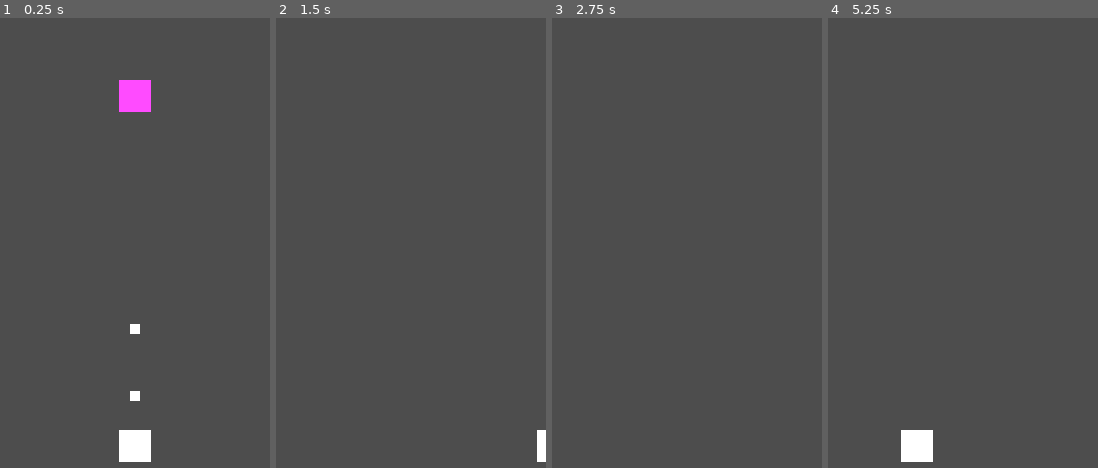
Above: before the commit, frames 1-4 (left to right).
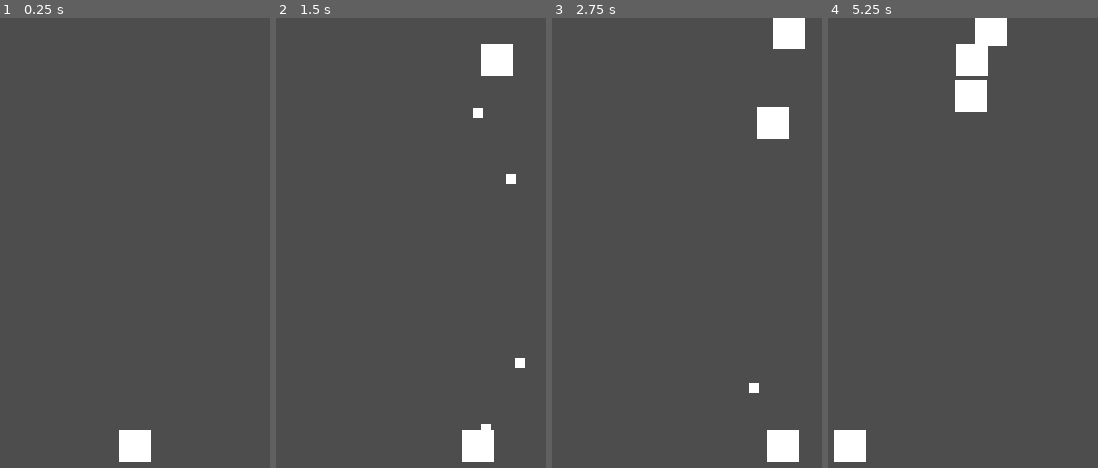
Above: after the commit, the same moments.

Repository: WibuKa/vam-pai
Game: Godot game, scene res://Scene/test.tscn
Same seed, same stepped clock (60 frames per second), same inputs: the game is played once before the commit and once after it.
Inputs:
- Up to frame 1 (0.25 s): no input
- Up to frame 2 (1.5 s): hold D (right) 0.53-1.28 s; hold A (left) from 1.28 s (still down)
- Up to frame 3 (2.75 s): release A (left) at 2.03 s; hold D (right) from 2.03 s (still down)
- Up to frame 4 (5.25 s): release D (right) at 3.53 s; hold A (left) from 3.53 s (still down)

The runs differ from the first frame. In frame 1, 1.0% of the frame differs, in the area x 44-56%, y 13-86%; in frame 2, 2.2%; in frame 3, 2.6%; in frame 4, 4.1%, in the area x 2-67%, y 0-99%.

Commit message:
#prototype

Diff:
--- a/Object/Enemy/sample_enemy.tscn
+++ b/Object/Enemy/sample_enemy.tscn
@@ -12,7 +12,6 @@
 script = ExtResource("1_mc63k")
 
 [node name="Sprite" type="Sprite2D" parent="."]
-modulate = Color(1, 0.294118, 1, 1)
 position = Vector2(-4.76837e-07, -4.76837e-07)
 scale = Vector2(32, 32)
 texture = SubResource("CanvasTexture_ot0ud")
@@ -24,3 +23,4 @@
 
 [node name="Collision" type="CollisionShape2D" parent="hit_box"]
 shape = SubResource("RectangleShape2D_01rwt")
+debug_color = Color(0.988235, 0, 0.32549, 0.278431)
--- a/Object/Player/player.tscn
+++ b/Object/Player/player.tscn
@@ -7,18 +7,21 @@
 
 [sub_resource type="CanvasTexture" id="CanvasTexture_lyakn"]
 
+[sub_resource type="RectangleShape2D" id="RectangleShape2D_bv7st"]
+
 [node name="player" type="CharacterBody2D"]
-collision_layer = 2
-collision_mask = 4
+collision_layer = 10
+collision_mask = 12
 script = ExtResource("1_qhecs")
 
 [node name="state" type="Node" parent="."]
 script = ExtResource("2_ilmvi")
 
-[node name="shot" type="Node" parent="state" node_paths=PackedStringArray("ray_shot")]
+[node name="shot" type="Node" parent="state" node_paths=PackedStringArray("ray_shot", "ray_shot2")]
 script = ExtResource("3_w8v28")
 projectiles = "res://Object/Bullet/knife.tscn"
 ray_shot = NodePath("../../Rays/shot_check")
+ray_shot2 = NodePath("../../Rays/shot_check2")
 
 [node name="move" type="Node" parent="state"]
 script = ExtResource("3_f58ou")
@@ -30,9 +33,21 @@
 [node name="Rays" type="Node2D" parent="."]
 
 [node name="shot_check" type="RayCast2D" parent="Rays"]
+modulate = Color(1, 0, 1, 1)
+position = Vector2(-10, 0)
+target_position = Vector2(0, -480)
+collision_mask = 4
+collide_with_areas = true
+collide_with_bodies = false
+
+[node name="shot_check2" type="RayCast2D" parent="Rays"]
+modulate = Color(1, 0, 1, 1)
+position = Vector2(10, 0)
 target_position = Vector2(0, -480)
 collision_mask = 4
 collide_with_areas = true
 collide_with_bodies = false
 
 [node name="Collision" type="CollisionShape2D" parent="."]
+shape = SubResource("RectangleShape2D_bv7st")
+debug_color = Color(0, 0.639216, 0.364706, 0.419608)
--- a/Scene/test.tscn
+++ b/Scene/test.tscn
@@ -1,20 +1,45 @@
-[gd_scene load_steps=4 format=3 uid="uid://b4o0uwbl3adyp"]
+[gd_scene load_steps=6 format=3 uid="uid://b4o0uwbl3adyp"]
 
 [ext_resource type="PackedScene" uid="uid://cyjc5rxtgifn0" path="res://Object/Player/player.tscn" id="1_4l8op"]
 [ext_resource type="Script" path="res://Script/Core/maint.gd" id="1_jdhi0"]
-[ext_resource type="PackedScene" uid="uid://dxll7fs8d814j" path="res://Object/Enemy/sample_enemy.tscn" id="2_e5f82"]
+[ext_resource type="Script" path="res://Script/Core/Spawner/enemy_spawn_manager.gd" id="3_ot5s5"]
+[ext_resource type="Script" path="res://Script/Core/Spawner/enemy_spawner.gd" id="4_g3rid"]
+
+[sub_resource type="RectangleShape2D" id="RectangleShape2D_6hojp"]
+size = Vector2(74, 564.5)
 
 [node name="game" type="Node2D"]
 script = ExtResource("1_jdhi0")
 
-[node name="player" parent="." instance=ExtResource("1_4l8op")]
-
 [node name="Camera2D" type="Camera2D" parent="."]
 position = Vector2(0, -188)
 
+[node name="player" parent="." instance=ExtResource("1_4l8op")]
+unique_name_in_owner = true
+
+[node name="SpawnEnemyManager" type="Node" parent="."]
+script = ExtResource("3_ot5s5")
+
+[node name="spawner" type="Node" parent="SpawnEnemyManager"]
+script = ExtResource("4_g3rid")
+path_enemy = "res://Object/Enemy/sample_enemy.tscn"
+TIME_SPAWN = Vector2(0.5, 2)
+
 [node name="Enemy" type="Node2D" parent="."]
-position = Vector2(0, -362)
-
-[node name="sample_enemy" parent="Enemy" instance=ExtResource("2_e5f82")]
+unique_name_in_owner = true
 
 [node name="Environment" type="Node2D" parent="."]
+
+[node name="wall" type="StaticBody2D" parent="Environment"]
+collision_layer = 8
+collision_mask = 8
+
+[node name="CollisionL" type="CollisionShape2D" parent="Environment/wall"]
+position = Vector2(-160, -230)
+shape = SubResource("RectangleShape2D_6hojp")
+debug_color = Color(0.211765, 0.509804, 1, 0)
+
+[node name="CollisionR" type="CollisionShape2D" parent="Environment/wall"]
+position = Vector2(160, -230)
+shape = SubResource("RectangleShape2D_6hojp")
+debug_color = Color(0.211765, 0.509804, 1, 0)
--- a/Script/Core/Player/player_shot.gd
+++ b/Script/Core/Player/player_shot.gd
@@ -4,6 +4,7 @@
 @onready var player:Player = owner
 
 @export var ray_shot:RayCast2D
+@export var ray_shot2:RayCast2D
 
 var time_shot = 0
 
@@ -12,7 +13,7 @@
 	#TIMER
 	if time_shot > 0:
 		time_shot -= delta
-	elif ray_shot.is_colliding():
+	elif ray_shot.is_colliding() or ray_shot2.is_colliding():
 		time_shot = player.TIME_SHOT
 		_shoot()
 
--- /dev/null
+++ b/Script/Core/Spawner/enemy_spawn_manager.gd
@@ -0,0 +1,8 @@
+extends Node
+const bound = Vector2(-110,110)
+
+func _spawn_enemy(path:String):
+	var enemy_load = load(path)
+	var enemy = enemy_load.instantiate()
+	%Enemy.add_child(enemy)
+	enemy.position = Vector2(randi_range(bound.x,bound.y),-460)
--- /dev/null
+++ b/Script/Core/Spawner/enemy_spawner.gd
@@ -0,0 +1,12 @@
+extends Node
+
+@export_file(".tscn") var path_enemy
+@export var TIME_SPAWN:Vector2
+var time_spawn = 0
+
+func _process(delta):
+	if time_spawn > 0:
+		time_spawn -= delta
+	else :
+		time_spawn = randf_range(TIME_SPAWN.x,TIME_SPAWN.y)
+		get_parent()._spawn_enemy(path_enemy)
--- a/Script/Enemy/basic_enemy.gd
+++ b/Script/Enemy/basic_enemy.gd
@@ -3,6 +3,9 @@
 func _physics_process(delta):
 	#walk
 	position.y += TheGame.ROLL_SPEED * delta
+
+	if position.y >= 160:
+		queue_free()
 
 func _take_damage(Damage):
 	HP -= Damage
Not shown: 1 places in Object/Player/player.tscn that only renumber resources
Renamed: Script/Class/projectile_class.gd -> Script/Core/projectile_class.gd
